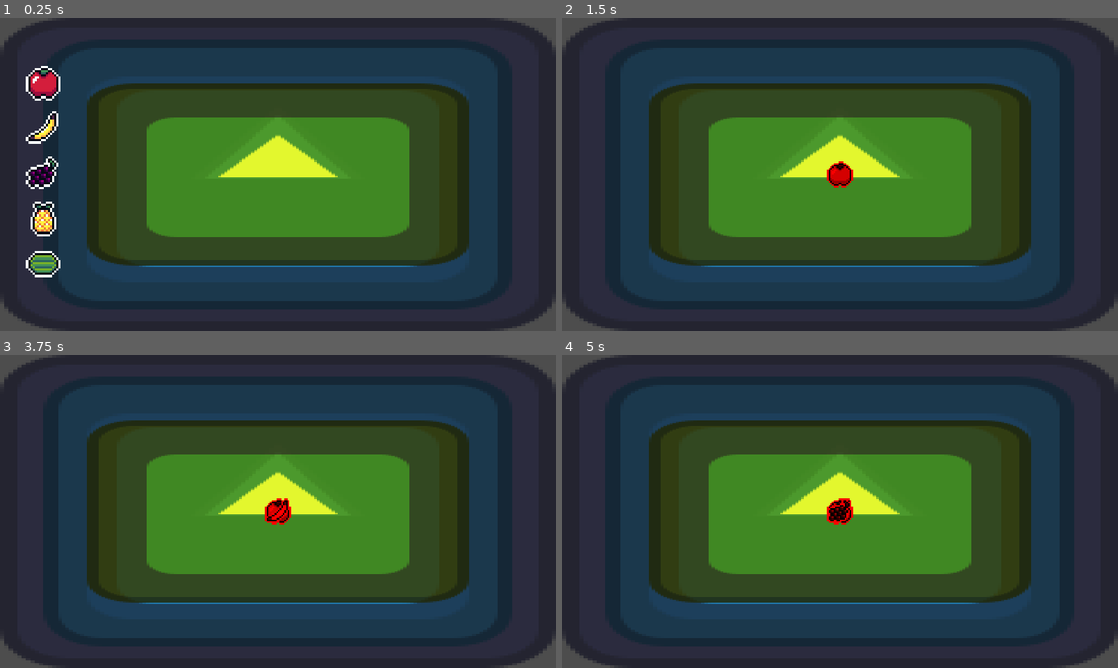
Above: before the commit, frames 1-4 (two rows, left to right).
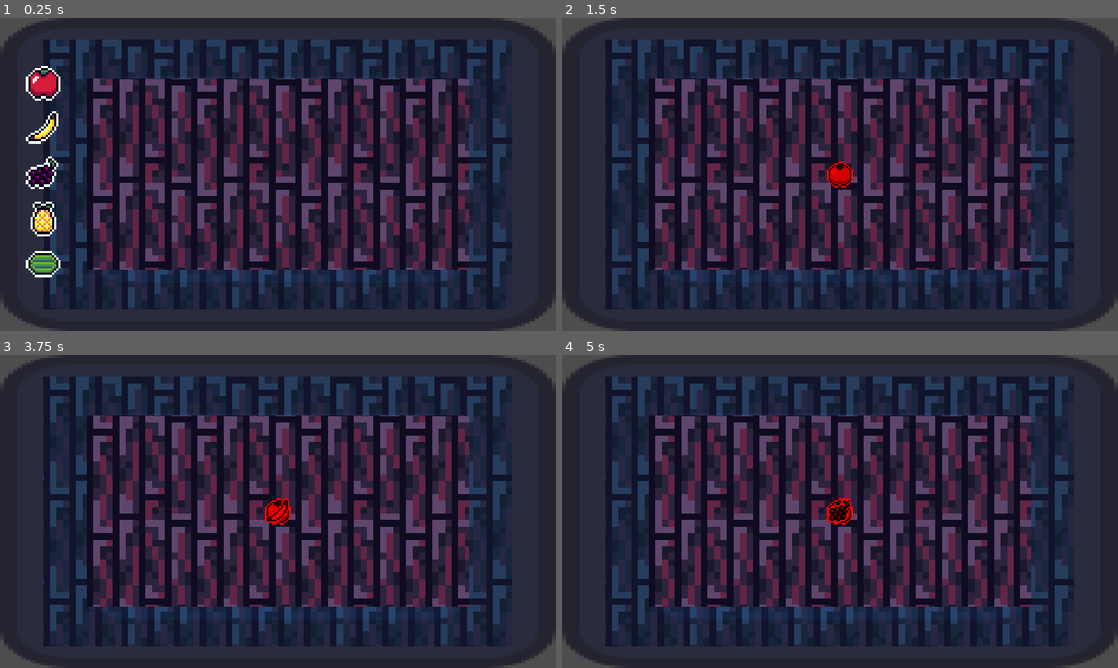
Above: after the commit, the same moments.

Repository: alexg-lviv/FruitTheNinja
Game: Godot game, scene res://src/GameField/MainScene.tscn
Two runs of this game, one before a commit and one after it. Both use one fixed random seed, a clock stepped at 60 frames per second and the inputs below. The engine's default icon, where the game draws it, is replaced by a stand-in: a white triangle on a blue panel in a dark square.
Inputs (mouse positions are in pixels of both pictures, inside the frame that each line leads up to):
- Up to frame 1 (0.25 s): no input
- Up to frame 2 (1.5 s): click (606, 83) at 0.5 s; tap Enter at 1.25 s; move the mouse to (840, 174) at 1.27 s; press the mouse at (840, 174) at 1.28 s
- Up to frame 3 (3.75 s): tap Space at 2, 3.5 s; release the mouse at (278, 511) at 2.03 s; click (278, 511) at 2.1 s; tap Enter at 2.75 s; press the mouse at (278, 511) at 2.78 s; tap 1 (launch_apple) at 2.85 s; release the mouse at (278, 511) at 3.53 s; tap 2 (launch_banana) at 3.6 s
- Up to frame 4 (5 s): click (840, 511) at 3.8 s; tap Enter at 4.25 s; press the mouse at (840, 511) at 4.28 s; tap 3 (launch_grape) at 4.35 s

The runs differ from the first frame. In frame 1, 52% of the frame differs, in the area x 7-91%, y 6-94%; in frame 2, 52%; in frame 3, 52%; in frame 4, 52%.

Commit message:
Fix bug with launcher on init

Diff:
--- a/src/GameField/MainScene.gd
+++ b/src/GameField/MainScene.gd
@@ -39,8 +39,8 @@
 func _on_projectile_butt_pressed(butt):
 	_preview = load("res://src/ProjectilesLauncher/Launcher.tscn").instantiate()
 	$CanvasLayer.add_child(_preview)
+	_preview.init_set(butt.projectile_scene, butt.projectile_texture, _aim_rect, _ai_rect)
 	_preview.spawn_projectile.connect(_spawn_projectile)
-	_preview.init_set(butt.projectile_scene, butt.projectile_texture, _aim_rect, _ai_rect)
 
 	_hide_bars()
 	_preview.tree_exited.connect(_show_bars)
--- a/src/GameField/MainScene.tscn
+++ b/src/GameField/MainScene.tscn
@@ -1,7 +1,8 @@
-[gd_scene load_steps=4 format=3 uid="uid://d1eme8vjjcd34"]
+[gd_scene load_steps=5 format=3 uid="uid://d1eme8vjjcd34"]
 
 [ext_resource type="Script" path="res://src/GameField/MainScene.gd" id="1_fcdyl"]
 [ext_resource type="Texture2D" uid="uid://bw4ti7ji6xg16" path="res://icon.svg" id="1_g6awj"]
+[ext_resource type="Texture2D" uid="uid://dpq7trobiisdd" path="res://assets/backgrounds/wood_240x240.png" id="3_j7xvc"]
 [ext_resource type="PackedScene" uid="uid://ulydrceem7fg" path="res://src/UI/ProjectileButt.tscn" id="4_p185g"]
 
 [node name="MainScene" type="Control"]
@@ -43,7 +44,8 @@
 anchor_bottom = 1.0
 grow_horizontal = 2
 grow_vertical = 2
-texture = ExtResource("1_g6awj")
+texture = ExtResource("3_j7xvc")
+stretch_mode = 1
 
 [node name="AiField" type="Control" parent="."]
 layout_mode = 1
@@ -51,21 +53,21 @@
 anchor_right = 1.0
 anchor_bottom = 1.0
 offset_left = 200.0
-offset_top = 150.0
+offset_top = 140.0
 offset_right = -200.0
-offset_bottom = -150.0
+offset_bottom = -140.0
 grow_horizontal = 2
 grow_vertical = 2
 
 [node name="Background" type="TextureRect" parent="AiField"]
-self_modulate = Color(1, 1, 0.027451, 0.815686)
 layout_mode = 1
 anchors_preset = 15
 anchor_right = 1.0
 anchor_bottom = 1.0
 grow_horizontal = 2
 grow_vertical = 2
-texture = ExtResource("1_g6awj")
+texture = ExtResource("3_j7xvc")
+stretch_mode = 1
 
 [node name="VBoxLeft" type="VBoxContainer" parent="."]
 layout_mode = 1
--- a/src/ProjectilesLauncher/Launcher.gd
+++ b/src/ProjectilesLauncher/Launcher.gd
@@ -34,6 +34,7 @@
 	_is_locked = false
 	_aim_rect = aim_rect
 	_ai_rect = ai_rect
+	_draw_icon(get_global_mouse_position())
 	visible = true
 
 func _update_validness(_pos):
Binary file added: assets/backgrounds/wood.png
Not shown, added: assets/backgrounds/wood.png.import
Binary file added: assets/backgrounds/wood_160x160.png
Not shown, added: assets/backgrounds/wood_160x160.png.import
Binary file added: assets/backgrounds/wood_240x240.png
Not shown, added: assets/backgrounds/wood_240x240.png.import
Binary file added: assets/fruits/Watermelon2.png
Not shown, added: assets/fruits/Watermelon2.png.import
